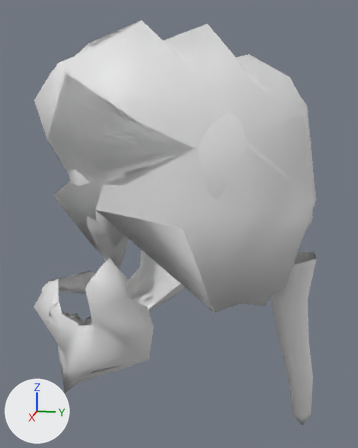
The Blender file assets/characters/wardrobe/source/hair.blend, before and after one commit.
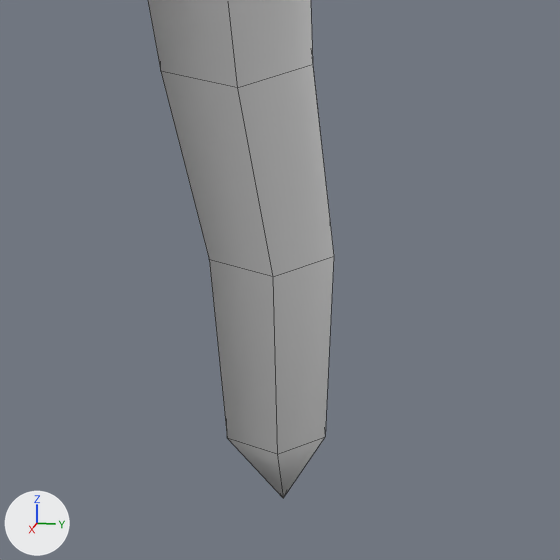
The first picture shows the older version from a 50 mm lens placed at (0.366, 0.087, 1.788), pointed at (0.007, 0.015, 1.698). The close-ups show the older and then the newer version on the part from 69% to 100% of the width and 73% to 98% of the height of that picture. Only the edits that show in the close-ups are written down. The axes (+X, +Y, +Z) are drawn at lower left. The lights are the same throughout. The close-ups show mesh edges as thin lines.

Objects in the first close-up: 'Hair_tied'.
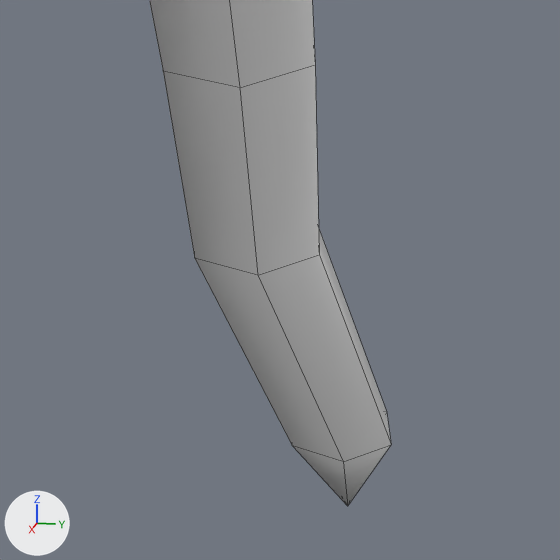
Pixel boxes [x1, y1, x2, y2] of what changed, in the close-ups (560 x 560 px; the box of a moved part takes in the faces that stretch with it):
```json
{"object": "Hair_tied", "change": "reshaped", "before": [148, 0, 334, 498], "after": [149, 0, 391, 506]}
{"part": 1, "of": "me_hair_tied", "change": "moved or reshaped", "before": [161, 64, 334, 454], "after": [163, 65, 391, 462]}
{"part": 2, "of": "me_hair_tied", "change": "moved or reshaped", "before": [228, 437, 325, 498], "after": [293, 445, 391, 506]}
```

The change, as JSON lines over the scene's bpy script:
```json
{"block": "me_hair_tied", "where": "# used by ob_hair_tied; location = (0.0, 0.0, 0.0)"}
{"op": "remove", "block": "me_hair_tied", "code": "me_hair_tied.from_pydata(...)  # 117 vertices, 175 faces; spans x -0.085..0.106, y -0.081..0.122, z 1.533..1.838"}
{"op": "add", "block": "me_hair_tied", "code": "me_hair_tied.from_pydata(...)  # 117 vertices, 175 faces; spans x -0.085..0.106, y -0.081..0.132, z 1.533..1.838"}
{"block": "me_hair_tied", "change": "me_hair_tied part 1: all 6 vertices in x -0.011..0.011, y 0.102..0.121, z 1.577..1.58 are moved by (0.0, -0.002, 0.0)"}
{"block": "me_hair_tied", "change": "me_hair_tied part 2: all 7 vertices in x -0.009..0.009, y 0.107..0.122, z 1.533..1.548 are moved by (0.0, 0.01, 0.0)"}
```
